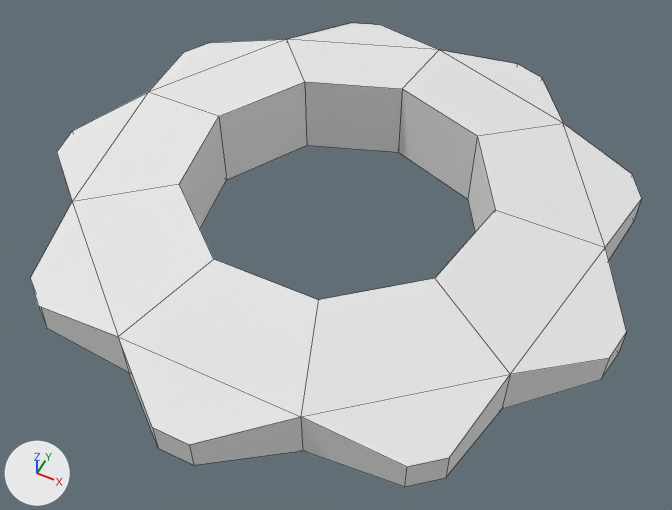
One commit to the Blender file blender/servo_gear.blend: the scene before it, then after it.
One viewpoint serves both versions: a camera (50 mm lens) standing at (0.65, -1.312, 1.487) and looking at (0.035, -0.081, -0.051). The axes (+X, +Y, +Z) are drawn at lower left. The lights are the same throughout. Mesh edges are drawn as thin lines.

In view in the first picture: 'Dark Gear'.
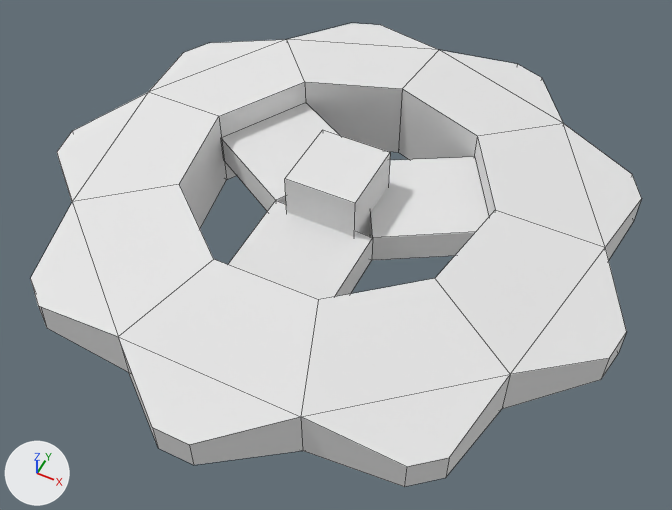
Commit message: Add spokes & axle to gear .blend file

ob_spokes_rotator is not drawn itself; it is used by a modifier of ob_spokes.

Edits to the bpy script that builds the scene:
```text
Add me_circle_008:
    me_circle_008.from_pydata(...)  # a box spanning x -0.118..0.118, y -0.322..-0.072, z -0.036..0.036
    me_circle_008.materials.append(mat_tooth_material)  # its picture is missing
Add me_circle_009:
    me_circle_009.from_pydata(...)  # a box spanning x -0.082..0.082, y -0.087..0.087, z -0.067..0.136
    me_circle_009.materials.append(mat_tooth_material)  # its picture is missing
Add ob_spokes:
    ob_spokes = bpy.data.objects.new('spokes', me_circle_008)
    ob_spokes.location = (0.0, 0.0, 0.0)
    _m = ob_spokes.modifiers.new('Array', 'ARRAY')
    _m.count = 3
    _m.constant_offset_displace = (0.0, 0.0, 0.0)
    _m.use_relative_offset = False
    _m.use_merge_vertices = True
    _m.use_merge_vertices_cap = True
    _m.use_object_offset = True
    _m.offset_object = ob_spokes_rotator
Add ob_spokes_rotator:
    ob_spokes_rotator = bpy.data.objects.new('Spokes Rotator', None)
    ob_spokes_rotator.location = (0.0, 0.0, 0.0)
    ob_spokes_rotator.rotation_euler = (0.0, 0.0, 2.094)  # degrees (0, 0, 120)
Add ob_axle:
    ob_axle = bpy.data.objects.new('axle', me_circle_009)
    ob_axle.location = (0.0, 0.0, 0.0)
```

Location of each change, (x1, y1, x2, y2) in pixels of the pictures (672 x 510 px):
'spokes', added
    after: (221, 103, 488, 300)
'axle', added
    after: (285, 130, 390, 237)
